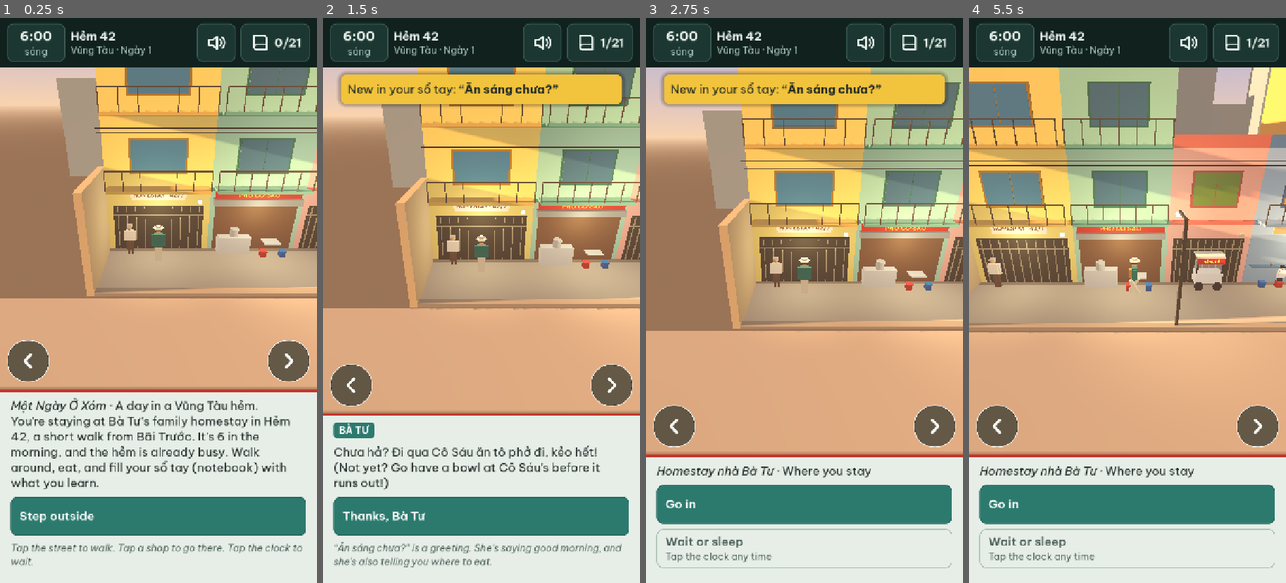
Above: before the commit, frames 1-4 (left to right).
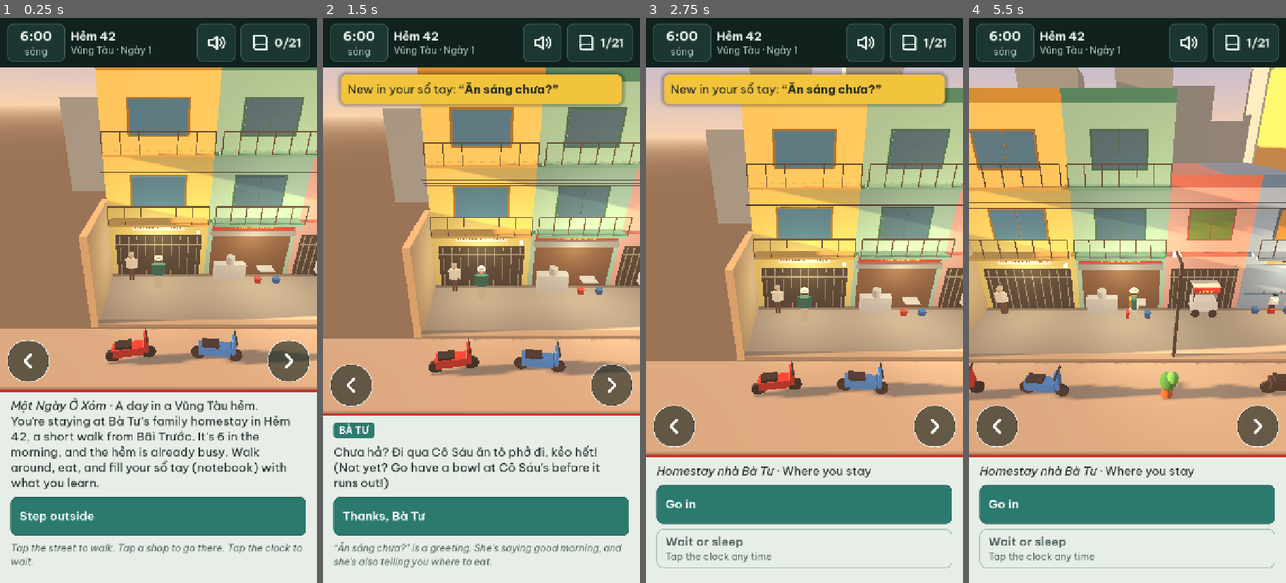
Above: after the commit, the same moments.

Repository: sntran/Vung_Tau
Game: Godot game, scene res://scenes/main.tscn
Same seed, same stepped clock (60 frames per second), same inputs: the game is played once before the commit and once after it.
Inputs (mouse positions are in pixels of both pictures, inside the frame that each line leads up to):
- Up to frame 1 (0.25 s): no input
- Up to frame 2 (1.5 s): click (481, 515) at 0.5 s; click (481, 503) at 1.25 s
- Up to frame 3 (2.75 s): click (804, 515) at 2 s
- Up to frame 4 (5.5 s): tap Enter at 2.75 s; move the mouse to (1197, 272) at 2.77 s; hold Right (ui_right) 2.78-3.5 s; hold Shift 2.78-3.5 s; click (1197, 272) at 2.92 s; drag from (1064, 328) to (1111, 413) at 3.52 s; move the mouse to (1159, 176) at 4.27 s; hold Right (ui_right) 4.28-5 s; tap Ctrl at 4.35 s; drag from (1111, 413) to (1032, 215) at 5.02 s

The runs differ from the first frame. In frame 1, 28% of the frame differs, in the area x 0-100%, y 8-62%; in frame 2, 27%; in frame 3, 29%; in frame 4, 41%, in the area x 0-100%, y 8-68%.

Commit message:
Correct the play-test waits, build the iOS simulator app for x86_64, and improve the camera view

Diff:
--- a/autoload/playtest.gd
+++ b/autoload/playtest.gd
@@ -74,6 +74,10 @@
 	# Wait for the main scene and some frames, so that the world is ready.
 	await get_tree().process_frame
 	await driver.wait_frames(5)
+	if driver.main() == null:
+		driver.fail("the main scene did not load (see the script errors above)")
+		_finish()
+		return
 	var path := "res://playtests/%s.gd" % scenario_name
 	if not ResourceLoader.exists(path):
 		driver.fail("no scenario file %s" % path)
--- a/playtests/soak.gd
+++ b/playtests/soak.gd
@@ -24,7 +24,7 @@
 		if kind == 0:
 			var pos: Vector3 = s.player
 			var point := Vector3(pos.x + rng.randf_range(-5.0, 5.0), 0, rng.randf_range(-1.5, 1.7))
-			error = await d.try_tap_floor(point)
+			error = await d.try_tap_floor(point, false)
 			counts.floor += 1
 		elif kind == 1:
 			# A random spot from the spots that are on the screen now.
--- a/scenes/world/camera_rig.gd
+++ b/scenes/world/camera_rig.gd
@@ -11,7 +11,7 @@
 
 const PITCH_DEG := 25.0
 const DISTANCE := 12.0
-const LOOK_HEIGHT := 1.7
+const LOOK_HEIGHT := 3.3
 ## The horizontal view angle of the free part of the screen.
 const FREE_HFOV_DEG := 62.0
 const MIN_FREE_VFOV_DEG := 32.0
--- a/scenes/world/hem.gd
+++ b/scenes/world/hem.gd
@@ -225,6 +225,20 @@
 			Color("#8C897F"), "Curb")
 	Greybox.box(self, Vector3(length + 20.0, 0.1, 40.0), Vector3(mid - 10.0, -0.12, hem_width / 2.0 + 20.3),
 			Color("#9A978E"), "NearGround")
+	# Parked motorbikes and plants on the near side. They are far enough from
+	# the walk area that they do not hide the player from the camera.
+	var scooter_colors := ["#C4362C", "#2F72C4", "#E8E1C8", "#2A2A2A"]
+	var prop_x := start_x + 1.5
+	var prop_index := 0
+	while prop_x < end_x - 1.0:
+		if prop_index % 3 == 2:
+			Greybox.potted_plant(self, Vector3(prop_x, 0, hem_width / 2.0 + 1.8))
+		else:
+			var bike := Greybox.scooter(self, Vector3(prop_x, 0, hem_width / 2.0 + 1.8),
+					Color(scooter_colors[prop_index % scooter_colors.size()]))
+			bike.rotation_degrees.y = 8.0 if prop_index % 2 == 0 else -6.0
+		prop_x += 3.1 + fmod(prop_index * 1.3, 1.4)
+		prop_index += 1
 	# The end of the hẻm at the low X end is a wall.
 	Greybox.box(self, Vector3(0.3, 4.2, hem_width + 0.6), Vector3(start_x - 0.15, 2.1, 0),
 			Color("#B9A98A"), "EndWall")
--- a/scripts/greybox.gd
+++ b/scripts/greybox.gd
@@ -200,3 +200,32 @@
 	sphere(root, 0.1, Vector3(2.2, 0.5, 0.76), Color("#F2F2E6"))
 	sphere(root, 0.1, Vector3(2.2, 0.5, -0.76), Color("#F2F2E6"))
 	return root
+
+
+## Adds a parked motorbike. "pos" is the floor point under its center.
+## The motorbike points along the X axis.
+static func scooter(parent: Node3D, pos: Vector3, color: Color) -> Node3D:
+	var root := Node3D.new()
+	root.name = "Scooter"
+	root.position = pos
+	parent.add_child(root)
+	var dark := Color("#2A2A2A")
+	cylinder(root, 0.26, 0.1, Vector3(-0.65, 0.26, 0), dark).rotation_degrees.x = 90
+	cylinder(root, 0.26, 0.1, Vector3(0.65, 0.26, 0), dark).rotation_degrees.x = 90
+	box(root, Vector3(1.1, 0.35, 0.36), Vector3(-0.1, 0.5, 0), color, "Body")
+	box(root, Vector3(0.6, 0.12, 0.3), Vector3(-0.25, 0.74, 0), dark, "Seat")
+	box(root, Vector3(0.14, 0.7, 0.3), Vector3(0.55, 0.75, 0), color, "Front")
+	box(root, Vector3(0.06, 0.06, 0.6), Vector3(0.58, 1.1, 0), dark, "Handlebar")
+	return root
+
+
+## Adds a potted plant. "pos" is the floor point under the pot.
+static func potted_plant(parent: Node3D, pos: Vector3) -> Node3D:
+	var root := Node3D.new()
+	root.name = "Plant"
+	root.position = pos
+	parent.add_child(root)
+	cylinder(root, 0.22, 0.4, Vector3(0, 0.2, 0), Color("#B5603A"), "Pot")
+	sphere(root, 0.3, Vector3(0, 0.65, 0), Color("#3F8A4A"))
+	sphere(root, 0.22, Vector3(0.15, 0.85, 0.05), Color("#5FAE5E"))
+	return root
--- a/scripts/playtest_driver.gd
+++ b/scripts/playtest_driver.gd
@@ -85,10 +85,14 @@
 
 
 ## Waits until the player stops walking and the camera stops moving.
+## The camera must be still for 5 frames in a row: a new panel needs some
+## frames for its height, and the camera moves when the height changes.
 func wait_idle(timeout_s := 30.0) -> bool:
+	var still := [0]
 	return await wait_until(func() -> bool:
 		var s := state()
-		return not s.walking and s.camera_settled, timeout_s, "the player and the camera stop")
+		still[0] = still[0] + 1 if not s.walking and s.camera_settled else 0
+		return still[0] >= 5, timeout_s, "the player and the camera stop")
 
 
 # --- Input ---------------------------------------------------------------
@@ -295,7 +299,15 @@
 	return true
 
 
-func try_tap_floor(pos: Vector3) -> String:
+## With "wait_camera", it first waits (not more than 3 s) until the camera
+## stops, so that the point on the screen does not move during the tap.
+func try_tap_floor(pos: Vector3, wait_camera := true) -> String:
+	if wait_camera:
+		var end := Time.get_ticks_msec() + 3000
+		var still := 0
+		while still < 5 and Time.get_ticks_msec() < end:
+			still = still + 1 if main().camera.is_settled() else 0
+			await wait_frames(1)
 	var camera := viewport().get_camera_3d()
 	if camera.is_position_behind(pos):
 		return "the point %s is behind the camera" % pos
Not shown, added: playtests/zz_debug.gd.uid
Not shown, changed: .github/workflows/export.yml
Not shown, changed: docs/plans/0001-foundation.md
